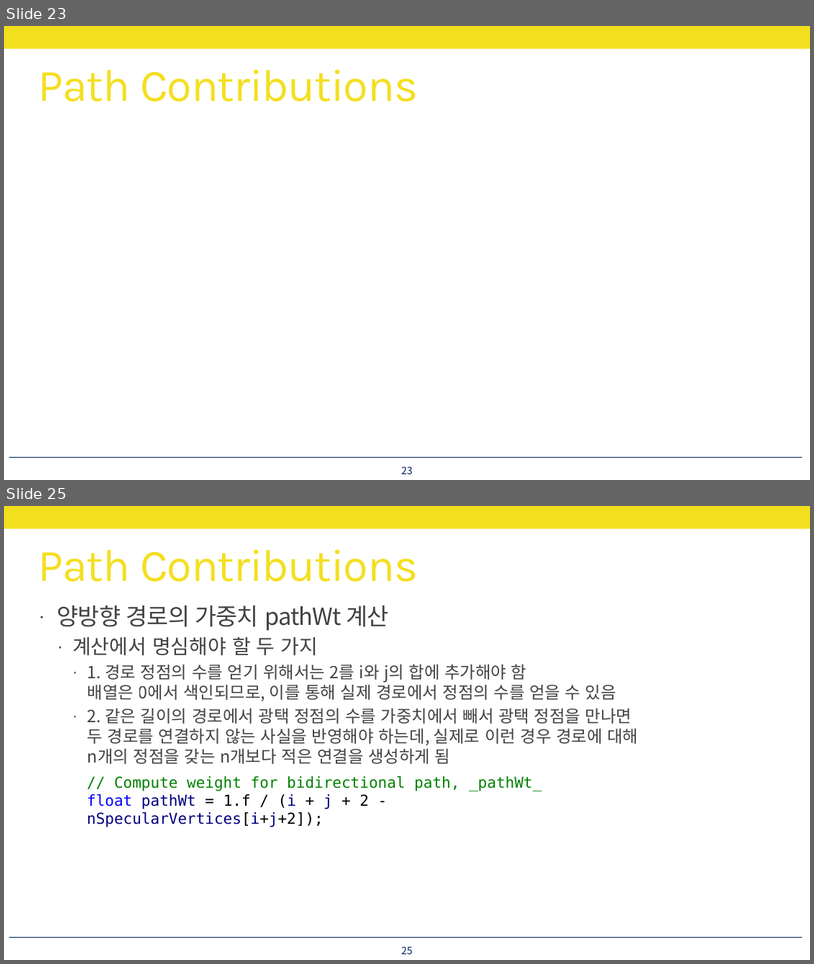
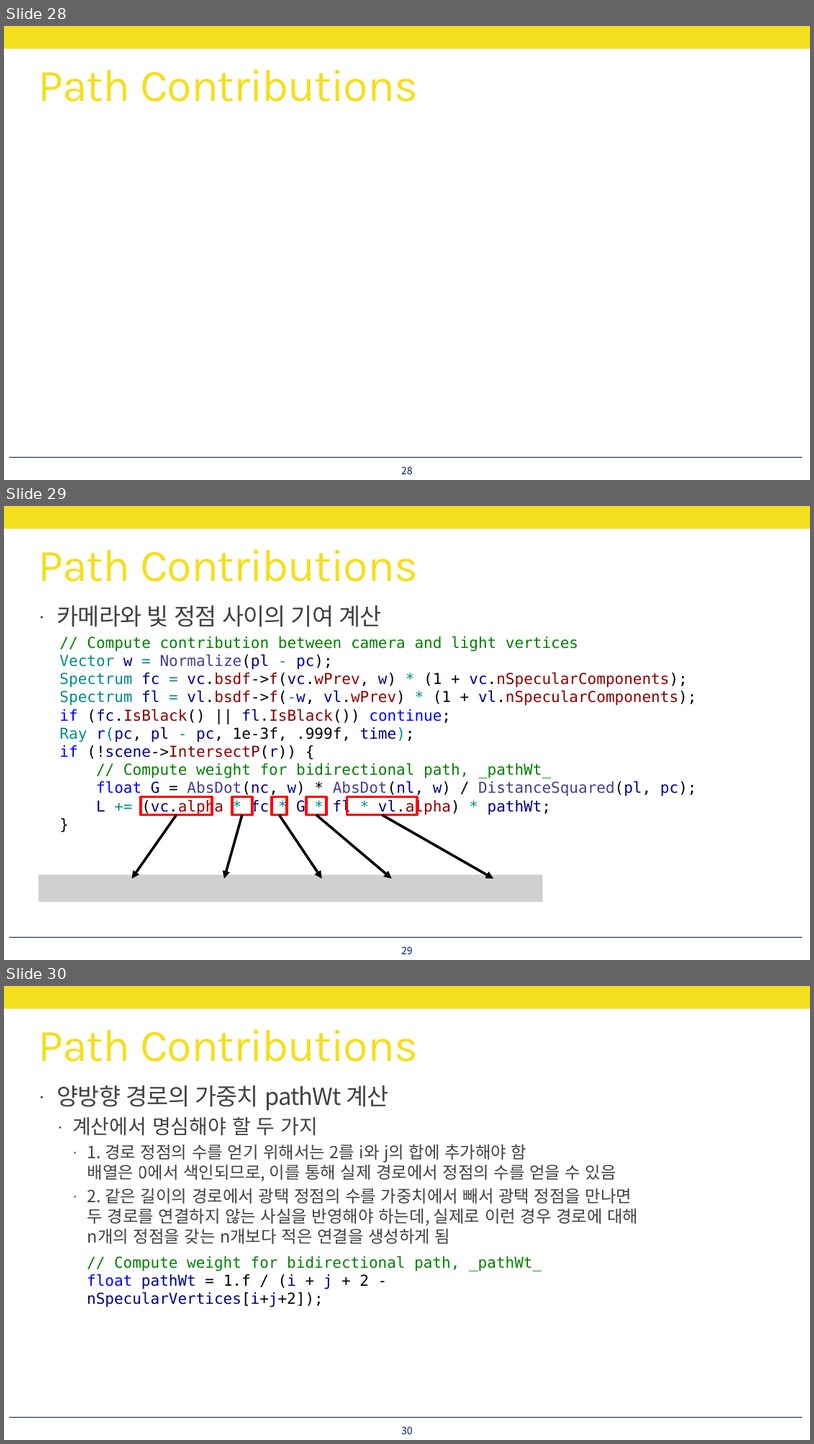
Before and after one commit to utilForever/PBRStudy, a slide deck: Physically Based Rendering - Chapter 15, Part 8.pptx. Shown one above the other, each under a label of ours: slides 23 and 25 before the commit, slides 28, 29 and 30 after it; the slides between them are not shown. The pictures are 814x964 and 814x1444 pixels, drawn with LibreOffice and Linux fonts; fonts in the diff are those of the drawing; grey boxes stand for pictures. Boxes give left, top, right and bottom in pixels: in the first picture for what was removed or moved away, otherwise in the second. Text is boxed around its words. In the diff, an @@ line names an element or a change of style, - is before the commit and + after.

```diff
--- a/Physically Based Rendering - Chapter 15, Part 8.pptx
+++ b/Physically Based Rendering - Chapter 15, Part 8.pptx
@@ slide 29 added at bbox=[4, 506, 810, 960], background #FFFFFF; not listed: 2 template elements that a slide beside it also shows @@
@@ title added at bbox=[39, 549, 418, 582], 54 pt, text #F4DF1E @@
+Path Contributions
@@ text added at bbox=[57, 605, 382, 627], 28 pt, text #404040 @@
+· 카메라와 빛 정점 사이의 기여 계산
@@ text added at bbox=[59, 636, 697, 815], 18 pt, text #008000 @@
+// Compute contribution between camera and light vertices
+Vector w = Normalize(pl - pc);
+Spectrum fc = vc.bsdf->f(vc.wPrev, w) * (1 + vc.nSpecularComponents);
+Spectrum fl = vl.bsdf->f(-w, vl.wPrev) * (1 + vl.nSpecularComponents);
+if (fc.IsBlack() || fl.IsBlack()) continue;
+Ray r(pc, pl - pc, 1e-3f, .999f, time);
+if (!scene->IntersectP(r)) {
+// Compute weight for bidirectional path, _pathWt_
+float G = AbsDot(nc, w) * AbsDot(nl, w) / DistanceSquared(pl, pc);
+L += (vc.alpha * fc * G * fl * vl.alpha) * pathWt;
+}
@@ rectangle added at bbox=[141, 796, 212, 815], outline #FF0000 3 pt @@
@@ rectangle added at bbox=[232, 796, 252, 815], outline #FF0000 3 pt @@
@@ rectangle added at bbox=[272, 796, 287, 815], outline #FF0000 3 pt @@
@@ rectangle added at bbox=[306, 796, 327, 815], outline #FF0000 3 pt @@
@@ rectangle added at bbox=[347, 796, 417, 815], outline #FF0000 3 pt @@
@@ arrow added from (176, 815) to (131, 879), #000000 3 pt @@
@@ arrow added from (242, 815) to (224, 879), #000000 3 pt @@
@@ arrow added from (279, 815) to (322, 879), #000000 3 pt @@
@@ arrow added from (316, 815) to (392, 879), #000000 3 pt @@
@@ arrow added from (382, 815) to (494, 879), #000000 3 pt @@
@@ picture added at bbox=[39, 875, 543, 901] @@
@@ page number added at bbox=[401, 946, 413, 954], 12 pt, text #002060 @@
+29
@@ what was slide 23 is now slide 28 @@
@@ page number at bbox=[401, 466, 413, 474]: text changed @@
-23
+28
@@ what was slide 25 is now slide 30 @@
@@ page number at bbox=[401, 1426, 413, 1434]: text changed @@
-25
+30
```
Also in this commit, not shown: 1 slide changed, 5 other slides added.
